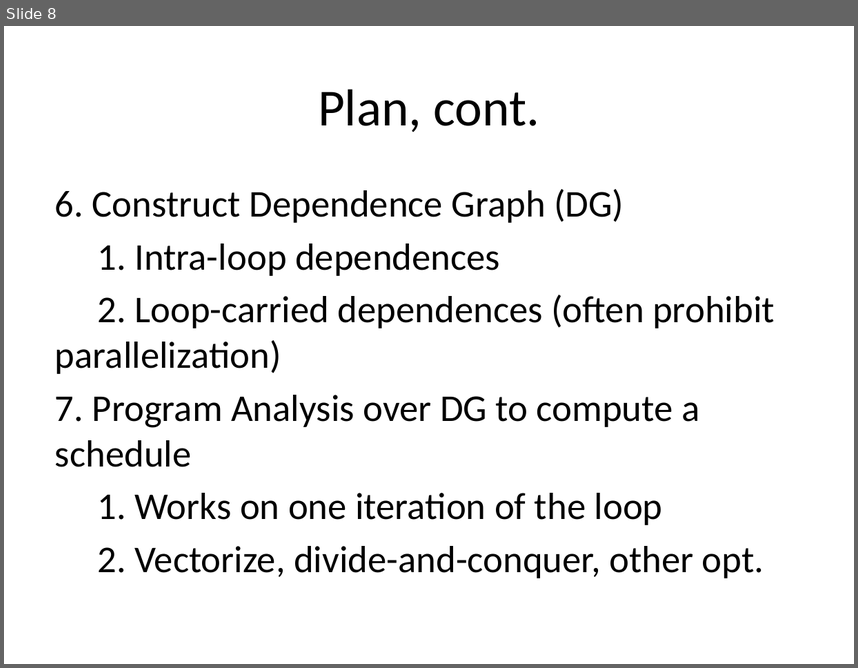
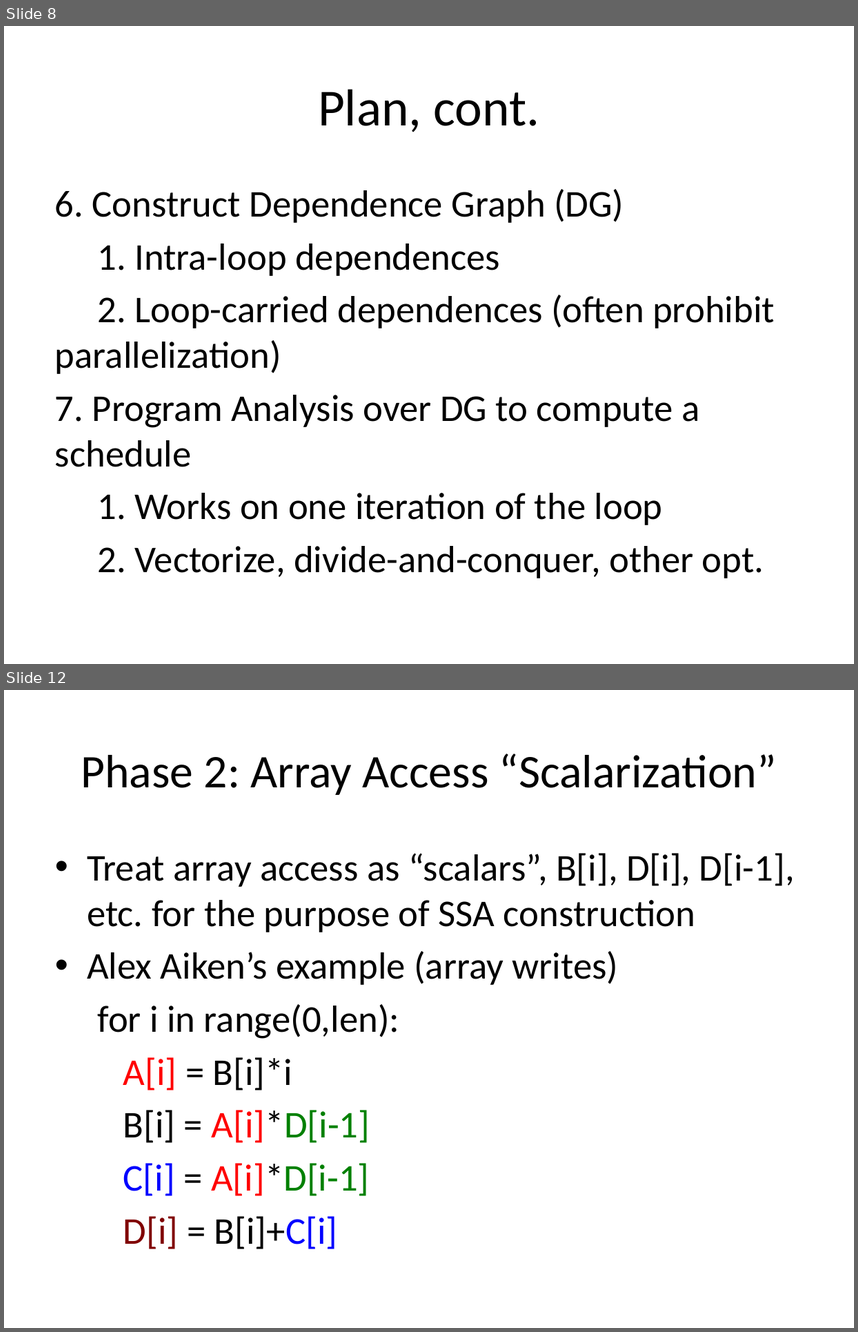
Before and after one commit to milana2/ParallelizationForMPC, a slide deck: MPC_Compiler_Misc_Notes.pptx. Shown one above the other, each under a label of ours: slide 8 before the commit, slides 8 and 12 after it; the slides between them are not shown. The pictures are 858x668 and 858x1332 pixels, drawn with LibreOffice and Linux fonts; fonts in the diff are those of the drawing. Boxes give left, top, right and bottom in pixels: in the first picture for what was removed or moved away, otherwise in the second. Text is boxed around its words. In the diff, an @@ line names an element or a change of style, - is before the commit and + after.

Commit message:
More detail on the analysis phases.

```diff
--- a/MPC_Compiler_Misc_Notes.pptx
+++ b/MPC_Compiler_Misc_Notes.pptx
@@ slide 12 added at <box>4,690,854,1328</box>, background #FFFFFF @@
@@ title added at <box>81,753,777,795</box>, 39.6 pt, text #000000 @@
+Phase 2: Array Access “Scalarization”
@@ text added at <box>87,853,795,1249</box>, 32 pt, text #000000 @@
+• Treat array access as “scalars”, B[i], D[i], D[i-1], etc. for the purpose of SSA construction
+• Alex Aiken’s example (array writes)
+for i in range(0,len):
+A[i] = B[i]*i
+B[i] = A[i]*D[i-1]
+C[i] = A[i]*D[i-1]
+D[i] = B[i]+C[i]
```
Also in this commit, not shown: 2 slides changed, 12 other slides added.
